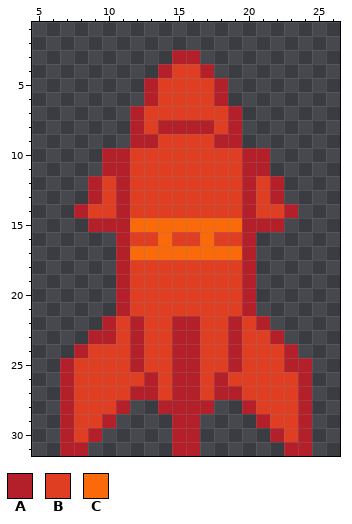
A pixel-art file gets an edit: Assets/Sprites/Bullets/Big Missile.aseprite. Above, as it was before the edit.
32x32 pixels, 1 frame. Shown: x 5..26, y 1..31.
Palette (. is transparent): A #b4202a  B #df3e23  C #fa6a0a
And afterwards:
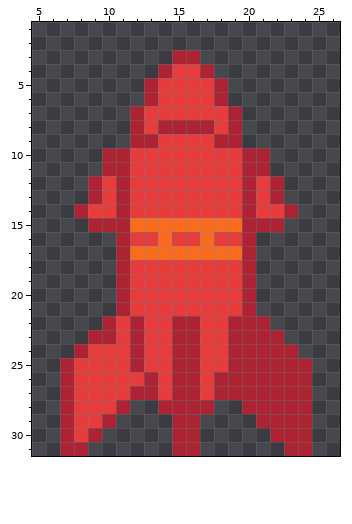
What changed:
colour A: #b4202a -> #ae2334
colour B: #df3e23 -> #e83b3b
colour C: #fa6a0a -> #fb6b1d
Changed rows in their new state; - is a pixel that keeps its letter.
first column x 19:
22 -A---
23 -AA--
24 -AAA-
25 -AAA-
26 AAAAA
27 -AAAA
28 --AAA
29 ---AA
30 ----A
